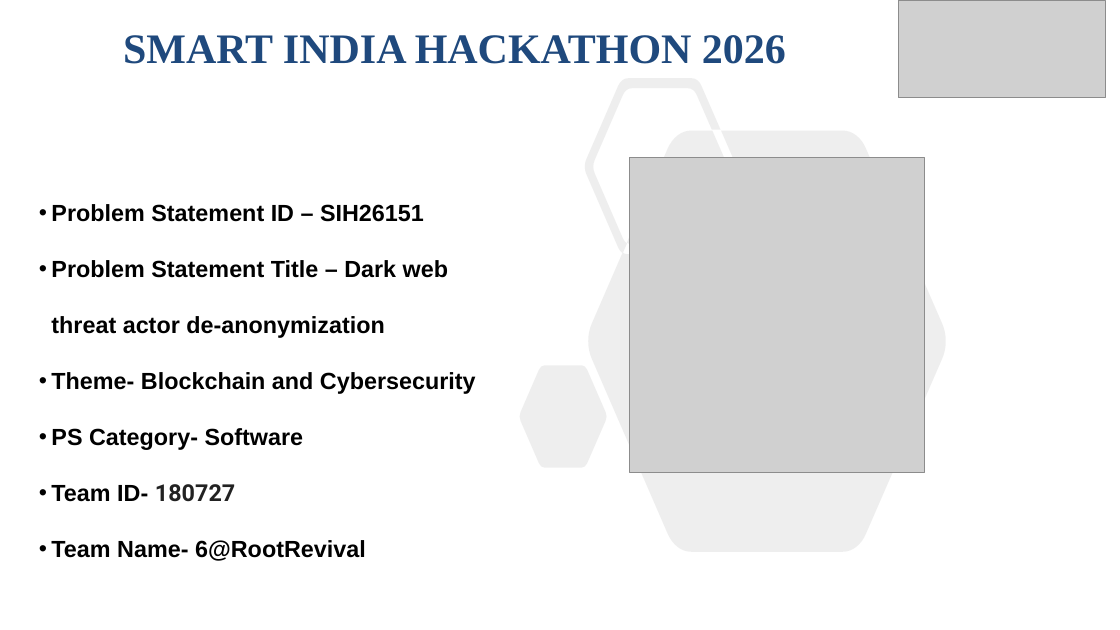
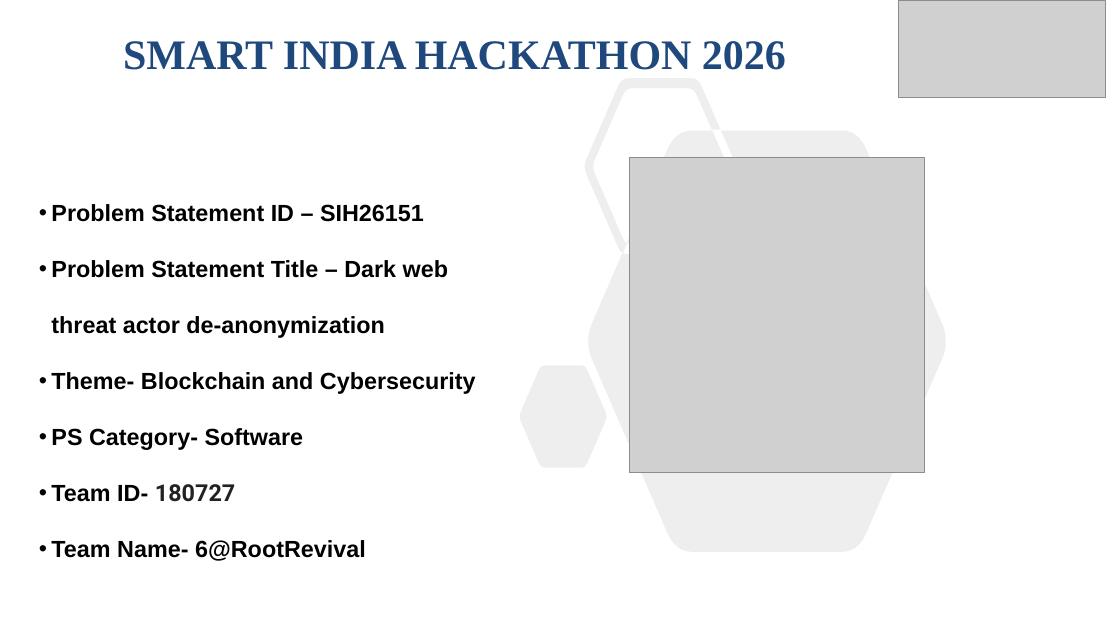
Before and after one commit to nsaharsh11/SakshiAstra, a slide deck: slide 1 of deliverables/SakshiAstra_reviewed.pptx. Drawn at 1120x630 pixels with LibreOffice and Linux fonts; fonts in the diff are those of the drawing; grey boxes stand for pictures. Boxes give left, top, right and bottom in pixels: in the first picture for what was removed or moved away, otherwise in the second. Text is boxed around its words. In the diff, an @@ line names an element or a change of style, - is before the commit and + after.

```diff
--- a/deliverables/SakshiAstra_reviewed.pptx
+++ b/deliverables/SakshiAstra_reviewed.pptx
@@ title "SMART INDIA HACKATHON 2026": place and size @@
-title "SMART INDIA HACKATHON 2026" at (123, 35, 786, 64)
+title "SMART INDIA HACKATHON 2026" at (123, 41, 786, 70)
```
Also in this commit, not shown: 4 other slides changed, 1 slide added, 1 slide removed, 1 other file.
